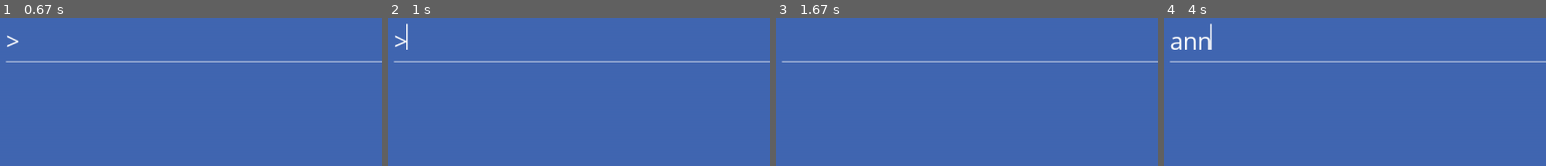
Above: before the commit, frames 1-4 (left to right).
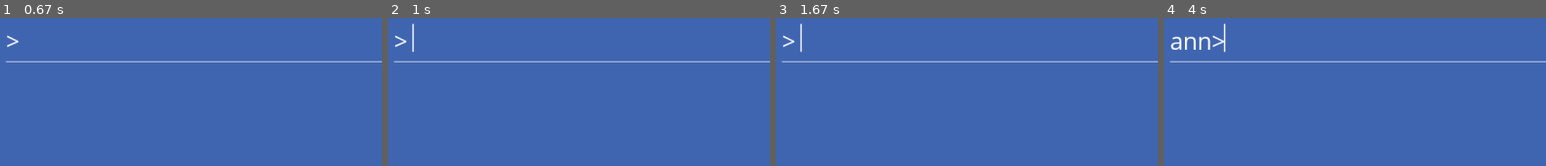
Above: after the commit, the same moments.

Repository: FrancisLangit/zuckbot
Game: pygame game, started from zuckbot/main.py
The game is run twice, just before and just after one commit, with the same random seed, the same clock (stepped at 60 frames per second) and the same inputs.
Inputs:
- Up to frame 1 (0.67 s): tap Enter at 0.33 s
- Up to frame 2 (1 s): hold Backspace from 0.67 s (still down); hold Right from 0.67 s (still down)
- Up to frame 3 (1.67 s): release Backspace at 1.13 s; release Right at 1.13 s; hold Right from 1.22 s (still down)
- Up to frame 4 (4 s): release Right at 1.68 s; hold Right 1.77-2.23 s; hold Left 2.27-2.8 s; hold Left 2.83-3.23 s; type "a" at 3.27 s; type "nn" at 3.37 s; tap Enter at 3.6 s; hold Right from 3.93 s (still down)
The pictures show only the part of the screen within x 0-50%, y 0-50%; the shares and areas given below are measured in that part.

Frame 1 is identical in both runs. In frame 2, 0.2% of the frame differs, in the area x 4-7%, y 3-24%; in frame 3, 0.2%; in frame 4, 0.4%, in the area x 11-17%, y 3-24%.

Commit message:
Edit pygame_textinput.py with personal settings
- Increased height of text cursor.
- Added permanent "> " initial string that can't be erased.

Diff:
--- a/zuckbot/gamestates/objects/pygame_textinput.py
+++ b/zuckbot/gamestates/objects/pygame_textinput.py
@@ -65,7 +65,8 @@
         self.keyrepeat_interval_ms = repeat_keys_interval_ms
 
         # Things cursor:
-        self.cursor_surface = pygame.Surface((int(self.font_size / 20 + 1), self.font_size + 3))
+        self.cursor_surface = pygame.Surface(
+            (int(self.font_size / 20 + 1), self.font_size + 6))
         self.cursor_surface.fill(cursor_color)
         self.cursor_position = len(initial_string)  # Inside text
         self.cursor_visible = True  # Switches every self.cursor_switch_ms ms
@@ -85,13 +86,15 @@
                         self.keyrepeat_counters[event.key] = [0, event.unicode]
 
                 if event.key == pl.K_BACKSPACE:
-                    self.input_string = (
-                        self.input_string[:max(self.cursor_position - 1, 0)]
-                        + self.input_string[self.cursor_position:]
-                    )
+                    if not len(self.input_string) <= 2:
 
-                    # Subtract one from cursor_pos, but do not go below zero:
-                    self.cursor_position = max(self.cursor_position - 1, 0)
+                        self.input_string = (
+                            self.input_string[:max(self.cursor_position - 1, 0)]
+                            + self.input_string[self.cursor_position:]
+                        )
+
+                        # Subtract one from cursor_pos, but do not go below zero:
+                        self.cursor_position = max(self.cursor_position - 1, 0)
                 elif event.key == pl.K_DELETE:
                     self.input_string = (
                         self.input_string[:self.cursor_position]
